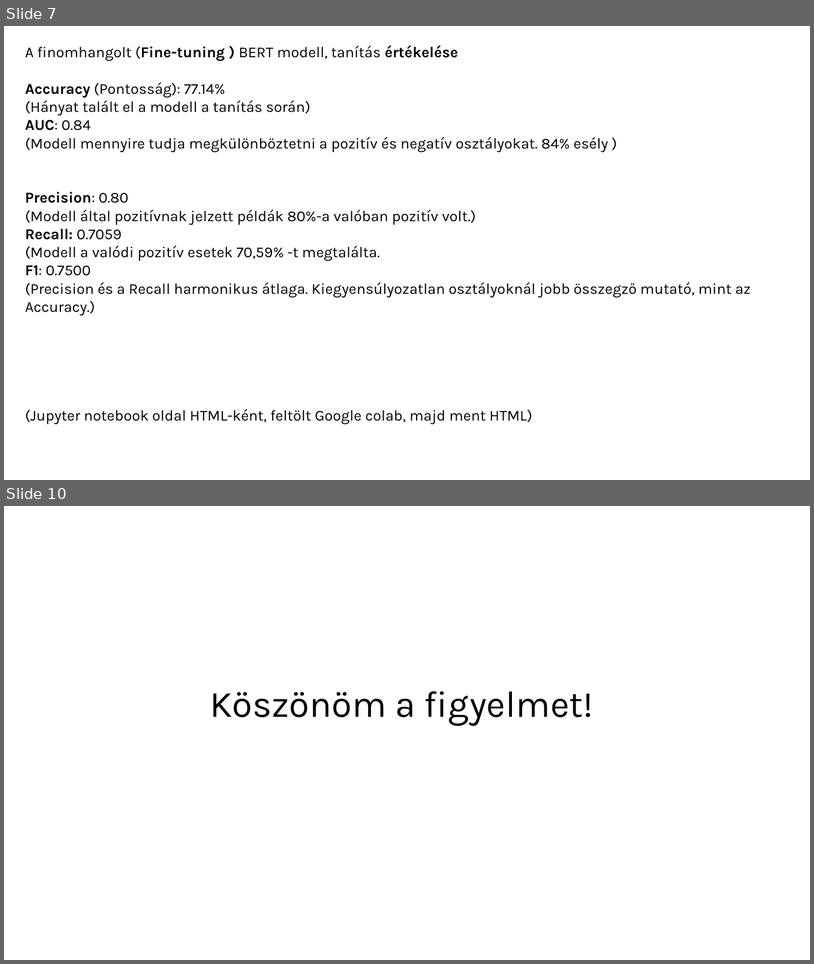
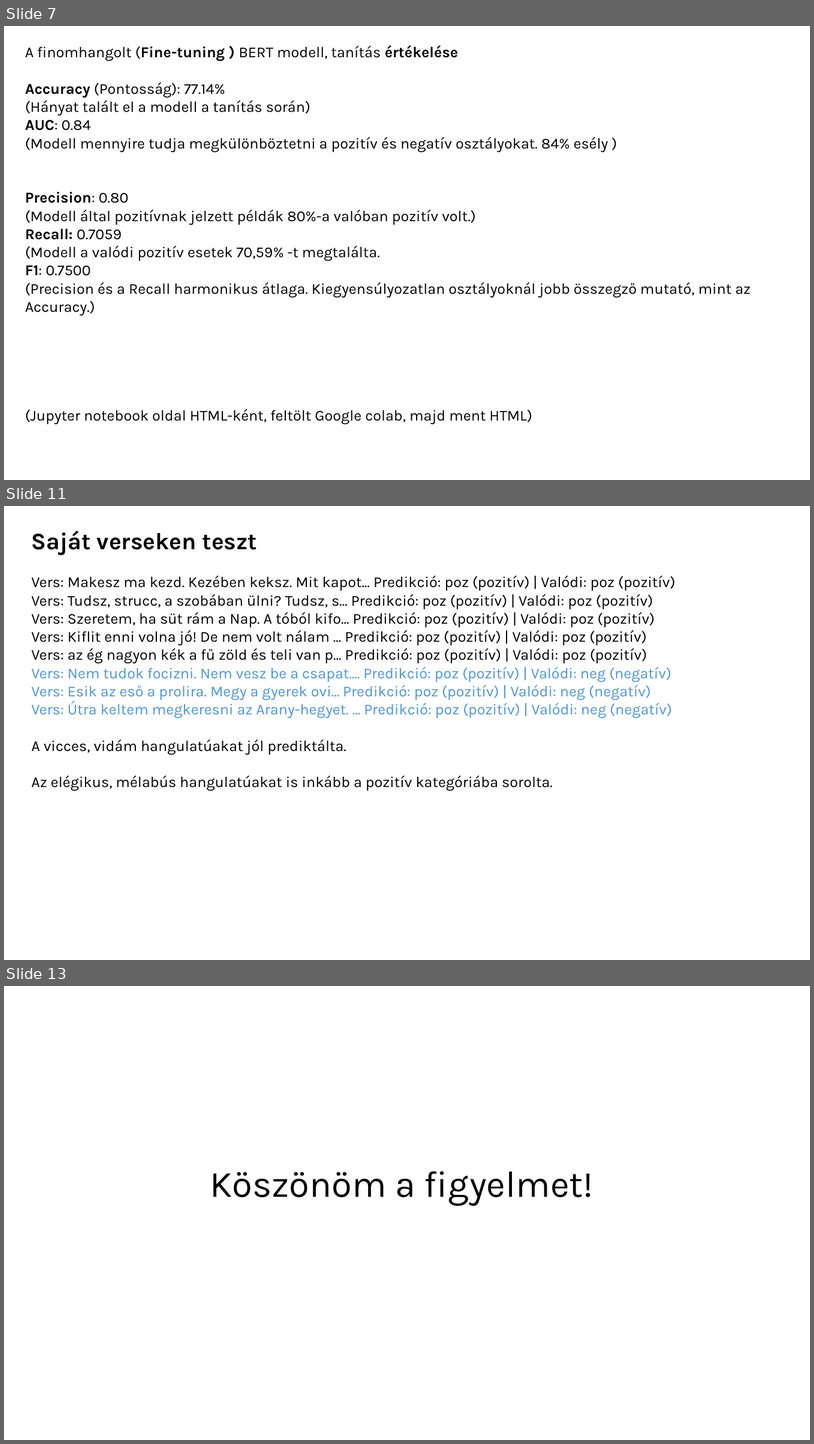
Before and after one commit to minorharpman/erzelemelemzes, a slide deck: Erzelemelemzes.pptx. Shown one above the other, each under a label of ours: slides 7 and 10 before the commit, slides 7, 11 and 13 after it; the slides between them are not shown. The pictures are 814x964 and 814x1444 pixels, drawn with LibreOffice and Linux fonts; fonts in the diff are those of the drawing. Boxes give left, top, right and bottom in pixels: in the first picture for what was removed or moved away, otherwise in the second. Text is boxed around its words. In the diff, an @@ line names an element or a change of style, - is before the commit and + after.

```diff
--- a/Erzelemelemzes.pptx
+++ b/Erzelemelemzes.pptx
@@ slide 11 added at <box>4,506,810,960</box>, background #FFFFFF @@
@@ text added at <box>32,531,675,791</box>, 18 pt, text #000000 @@
+Saját verseken teszt
+Vers: Makesz ma kezd. Kezében keksz. Mit kapot... Predikció: poz (pozitív) | Valódi: poz (pozitív)
+Vers: Tudsz, strucc, a szobában ülni? Tudsz, s... Predikció: poz (pozitív) | Valódi: poz (pozitív)
+Vers: Szeretem, ha süt rám a Nap. A tóból kifo... Predikció: poz (pozitív) | Valódi: poz (pozitív)
+Vers: Kiflit enni volna jó! De nem volt nálam ... Predikció: poz (pozitív) | Valódi: poz (pozitív)
+Vers: az ég nagyon kék a fű zöld és teli van p... Predikció: poz (pozitív) | Valódi: poz (pozitív)
+Vers: Nem tudok focizni. Nem vesz be a csapat.... Predikció: poz (pozitív) | Valódi: neg (negatív)
+Vers: Esik az eső a prolira. Megy a gyerek ovi... Predikció: poz (pozitív) | Valódi: neg (negatív)
+Vers: Útra keltem megkeresni az Arany-hegyet. ... Predikció: poz (pozitív) | Valódi: neg (negatív)
+A vicces, vidám hangulatúakat jól prediktálta.
+Az elégikus, mélabús hangulatúakat is inkább a pozitív kategóriába sorolta.
@@ what was slide 10 is now slide 13 @@
```
Also in this commit, not shown: 6 slides changed, 2 other slides added, 1 other file.
